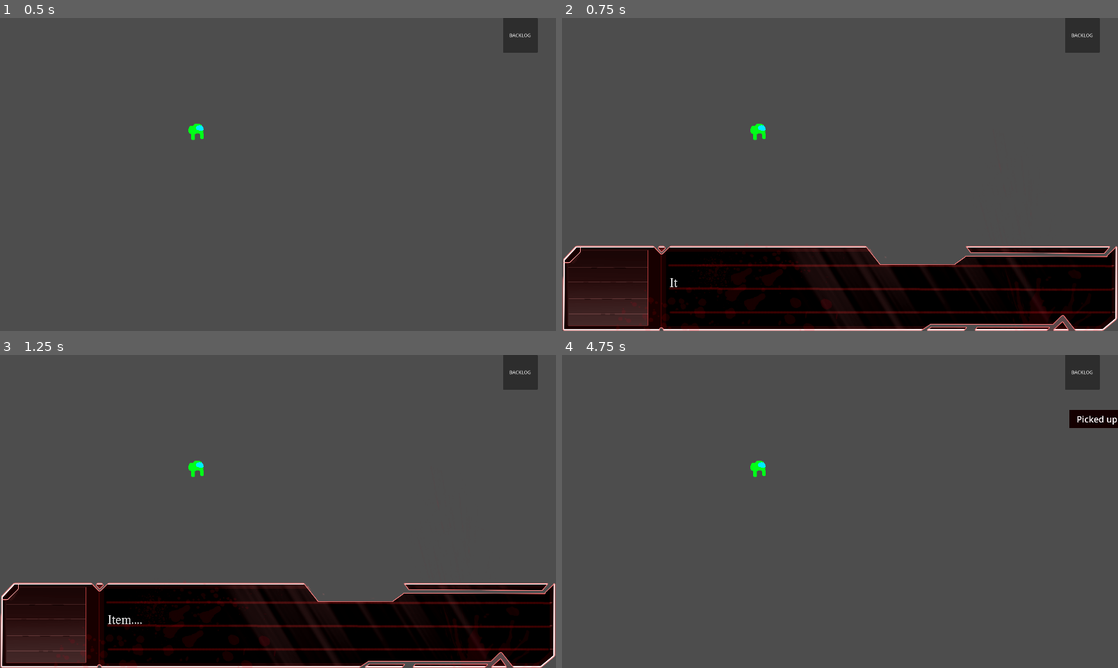
Above: before the commit, frames 1-4 (two rows, left to right).
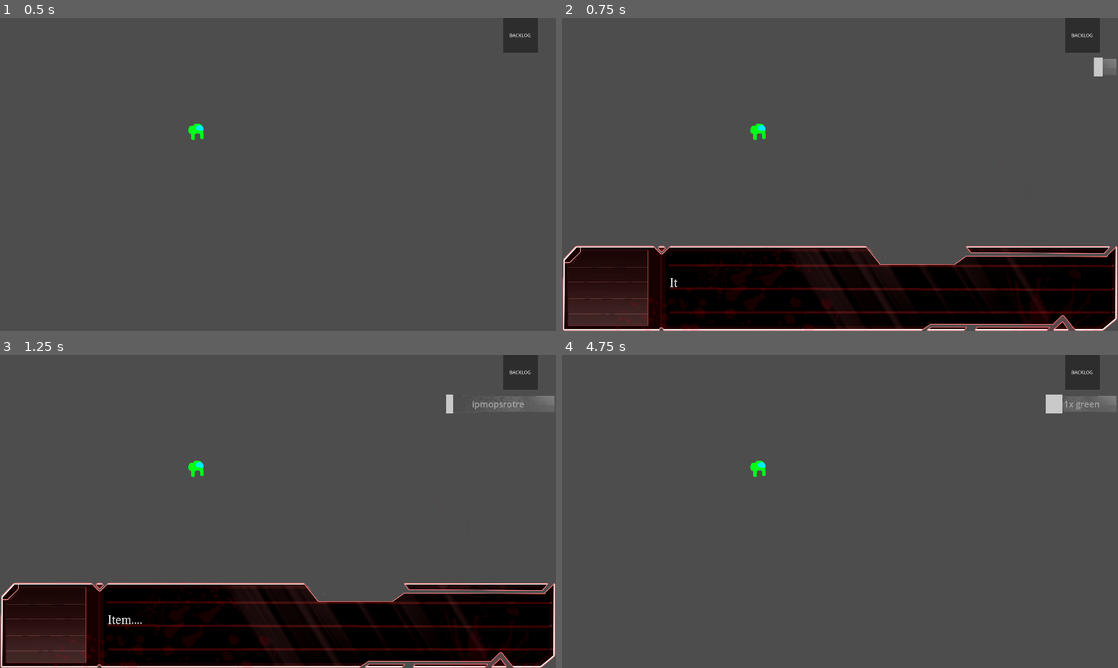
Above: after the commit, the same moments.

Repository: TomkoSK/Layers
Game: Godot game, scene res://TestScenes/Test1.tscn
The game is run twice, just before and just after one commit, with the same random seed, the same clock (stepped at 60 frames per second) and the same inputs. This scene is started directly instead of the project's main scene. Video files are missing from this copy of the repository; at most half a second of black plays in their place. Sound files missing from this copy of the repository are replaced by a short silence.
Inputs (mouse positions are in pixels of both pictures, inside the frame that each line leads up to):
- Up to frame 1 (0.5 s): no input
- Up to frame 2 (0.75 s): tap Enter (ui_accept) at 0.5 s; move the mouse to (756, 130) at 0.52 s; hold Right (ui_right) from 0.53 s (still down); click (756, 130) at 0.67 s
- Up to frame 3 (1.25 s): keep holding Right (ui_right); tap Enter (ui_accept) at 0.77 s
- Up to frame 4 (4.75 s): release Right (ui_right) at 1.25 s; click (828, 570) at 1.25 s; click "BACKLOG" at 2 s; tap Enter (ui_accept) at 2.75, 3.02, 3.5, 4.25, 4.52 s; move the mouse to (728, 527) at 2.77 s; hold Down (ui_down) 2.78-3.53 s; click (728, 527) at 2.92 s; move the mouse to (895, 442) at 3.52 s; hold Right (ui_right) 3.53-4.28 s; click (895, 442) at 3.67 s; move the mouse to (812, 574) at 4.27 s; hold Up (ui_up) from 4.28 s (still down); click (812, 574) at 4.42 s

Frame 1 is identical in both runs. In frame 2, 0.2% of the frame differs, in the area x 95-100%, y 12-19%; in frame 3, 0.3%; in frame 4, 0.9%, in the area x 87-100%, y 12-24%.

Commit message:
added notification animation, started working on combat

Diff:
--- /dev/null
+++ b/Combat/Resources/CombatCharacter.gd
@@ -0,0 +1,5 @@
+class_name CombatCharacter
+extends Resource
+
+var hp : int
+var mana : int
--- /dev/null
+++ b/Combat/Resources/CombatItem.gd
@@ -0,0 +1,5 @@
+class_name CombatItem
+extends Resource
+
+@export var on_damage : Callable
+@export var name : String
--- /dev/null
+++ b/Combat/Resources/new_resource.tres
@@ -0,0 +1,7 @@
+[gd_resource type="Resource" script_class="CombatItem" load_steps=2 format=3 uid="uid://b22j1gsucf4st"]
+
+[ext_resource type="Script" uid="uid://0h2iysdvmxco" path="res://Combat/Resources/CombatItem.gd" id="1_65quu"]
+
+[resource]
+script = ExtResource("1_65quu")
+metadata/_custom_type_script = "uid://0h2iysdvmxco"
--- /dev/null
+++ b/Shaders/notification.gdshader
@@ -0,0 +1,25 @@
+shader_type canvas_item;
+render_mode unshaded;
+
+uniform sampler2D screen_texture : hint_screen_texture, repeat_disable, filter_nearest;
+
+uniform float transparentWidth = 0.2;
+uniform float whiteWidth = 0.2;
+
+void fragment() {
+	vec4 c = textureLod(screen_texture, SCREEN_UV, 0.0);
+
+	if (c.a > 0.0001) {
+		c.rgb /= c.a;
+	}
+
+	COLOR *= c;
+
+	if(UV.x < transparentWidth){
+		COLOR = vec4(0);
+	}
+	else if(UV.x < transparentWidth+whiteWidth)
+	{
+		COLOR = vec4(1, 1, 1, 0.7);
+	}
+}
--- a/TestScenes/Test1.gd
+++ b/TestScenes/Test1.gd
@@ -1,4 +1,5 @@
 extends Node2D
 
 func _ready():
-	pass
+	await get_tree().create_timer(0.6).timeout
+	UIButtons.showNotification("ipmopsrotre")
--- a/UIButtons/UIButtons.gd
+++ b/UIButtons/UIButtons.gd
@@ -5,6 +5,9 @@
 @export var notificationPadding : Vector2
 
 var pauseMenuEnabled = true
+
+func _ready():
+	$CanvasGroup.visible = false
 
 func set_visibility(buttonName : String, setVisible : bool):
 	if(buttonName == "ui"):
@@ -27,22 +30,28 @@
 	else:
 		print("[WARNING]",buttonName," was passed into ui buttons set visibility function")
 ## Shows notification that takes [fadeIn] time to come in, stays for [stay] time and leaves in [fadeOut] time
-func showNotification(text : String, fadeIn : float = .8, stay : float = .8, fadeOut : float = .8):
-	$Notification.text = text
-	$Notification/NotificationSprite.scale = $Notification.get_minimum_size()+notificationPadding*2
-	#Node doesn't immediately update its size after changing its text, get_minimum_size() is the way to get the size instead
-	$Notification.position.y = -2500#after changing the node's size, it needs to have its position changed once before it takes the new size into account
-	$Notification.position = Vector2(1920+notificationPadding.x, 200)
-	$Notification/NotificationSprite.position = $Notification.get_minimum_size()/2
-	$Notification.show()
-	var tween = get_tree().create_tween()
-	tween.tween_property($Notification, "position:x", 1920-$Notification.get_minimum_size().x-notificationPadding.x, fadeIn)
-	await get_tree().create_timer(fadeIn).timeout
-	await get_tree().create_timer(stay).timeout
-	tween = get_tree().create_tween()
-	tween.tween_property($Notification, "position:x", 1920+notificationPadding.x, fadeOut)
-	await get_tree().create_timer(fadeOut).timeout
-	$Notification.hide()
+func showNotification(text : String):
+	$CanvasGroup/NotificationSprite/Notification.text = text
+	$AnimationPlayer.play("notification")
+	await $AnimationPlayer.animation_finished
+	await get_tree().create_timer(0.5).timeout
+	$AnimationPlayer.play("notification_back")
+	await $AnimationPlayer.animation_finished
+	# $Notification.text = text
+	# $Notification/NotificationSprite.scale = $Notification.get_minimum_size()+notificationPadding*2
+	# #Node doesn't immediately update its size after changing its text, get_minimum_size() is the way to get the size instead
+	# $Notification.position.y = -2500#after changing the node's size, it needs to have its position changed once before it takes the new size into account
+	# $Notification.position = Vector2(1920+notificationPadding.x, 200)
+	# $Notification/NotificationSprite.position = $Notification.get_minimum_size()/2
+	# $Notification.show()
+	# var tween = get_tree().create_tween()
+	# tween.tween_property($Notification, "position:x", 1920-$Notification.get_minimum_size().x-notificationPadding.x, fadeIn)
+	# await get_tree().create_timer(fadeIn).timeout
+	# await get_tree().create_timer(stay).timeout
+	# tween = get_tree().create_tween()
+	# tween.tween_property($Notification, "position:x", 1920+notificationPadding.x, fadeOut)
+	# await get_tree().create_timer(fadeOut).timeout
+	# $Notification.hide()
 
 func _on_options_pressed():
 	$PauseLayer.hide()
--- a/UIButtons/UIButtons.tscn
+++ b/UIButtons/UIButtons.tscn
@@ -1,13 +1,172 @@
-[gd_scene load_steps=6 format=3 uid="uid://ngr60hc74d7b"]
+[gd_scene load_steps=13 format=3 uid="uid://ngr60hc74d7b"]
 
 [ext_resource type="Script" uid="uid://bwrt8h3gq6t3i" path="res://UIButtons/UIButtons.gd" id="1_bqkji"]
 [ext_resource type="Texture2D" uid="uid://cg6012dh7t047" path="res://Textures/square.png" id="2_tadx8"]
+[ext_resource type="Shader" uid="uid://dnd41b15rliuq" path="res://Shaders/notification.gdshader" id="3_m4vca"]
+[ext_resource type="Texture2D" uid="uid://cllpukmdsumes" path="res://Textures/notification.png" id="4_23ucb"]
 
 [sub_resource type="LabelSettings" id="LabelSettings_5hh6l"]
 font_size = 75
 
 [sub_resource type="LabelSettings" id="LabelSettings_5lm31"]
 font_size = 35
+
+[sub_resource type="Animation" id="Animation_m4vca"]
+length = 0.001
+tracks/0/type = "value"
+tracks/0/imported = false
+tracks/0/enabled = true
+tracks/0/path = NodePath("CanvasGroup:material:shader_parameter/transparentWidth")
+tracks/0/interp = 1
+tracks/0/loop_wrap = true
+tracks/0/keys = {
+"times": PackedFloat32Array(0),
+"transitions": PackedFloat32Array(1),
+"update": 0,
+"values": [0.2]
+}
+tracks/1/type = "value"
+tracks/1/imported = false
+tracks/1/enabled = true
+tracks/1/path = NodePath("CanvasGroup:material:shader_parameter/whiteWidth")
+tracks/1/interp = 1
+tracks/1/loop_wrap = true
+tracks/1/keys = {
+"times": PackedFloat32Array(0),
+"transitions": PackedFloat32Array(1),
+"update": 0,
+"values": [0.2]
+}
+tracks/2/type = "value"
+tracks/2/imported = false
+tracks/2/enabled = true
+tracks/2/path = NodePath("CanvasGroup:visible")
+tracks/2/interp = 1
+tracks/2/loop_wrap = true
+tracks/2/keys = {
+"times": PackedFloat32Array(0),
+"transitions": PackedFloat32Array(1),
+"update": 1,
+"values": [true]
+}
+tracks/3/type = "value"
+tracks/3/imported = false
+tracks/3/enabled = true
+tracks/3/path = NodePath("CanvasGroup:modulate:a")
+tracks/3/interp = 1
+tracks/3/loop_wrap = true
+tracks/3/keys = {
+"times": PackedFloat32Array(0),
+"transitions": PackedFloat32Array(1),
+"update": 0,
+"values": [1.0]
+}
+tracks/4/type = "value"
+tracks/4/imported = false
+tracks/4/enabled = true
+tracks/4/path = NodePath("CanvasGroup:modulate")
+tracks/4/interp = 1
+tracks/4/loop_wrap = true
+tracks/4/keys = {
+"times": PackedFloat32Array(0),
+"transitions": PackedFloat32Array(1),
+"update": 0,
+"values": [Color(1, 1, 1, 1)]
+}
+
+[sub_resource type="Animation" id="Animation_w5umx"]
+resource_name = "new_animation"
+length = 2.5
+step = 0.033
+tracks/0/type = "value"
+tracks/0/imported = false
+tracks/0/enabled = true
+tracks/0/path = NodePath("CanvasGroup:material:shader_parameter/transparentWidth")
+tracks/0/interp = 1
+tracks/0/loop_wrap = true
+tracks/0/keys = {
+"times": PackedFloat32Array(0, 0.45, 0.7),
+"transitions": PackedFloat32Array(1, 0.732043, 0.5),
+"update": 0,
+"values": [1.0, 0.3, 0.0]
+}
+tracks/1/type = "value"
+tracks/1/imported = false
+tracks/1/enabled = true
+tracks/1/path = NodePath("CanvasGroup:material:shader_parameter/whiteWidth")
+tracks/1/interp = 1
+tracks/1/loop_wrap = true
+tracks/1/keys = {
+"times": PackedFloat32Array(0, 0.366667, 0.8, 1, 1.3, 1.5, 1.8, 2, 2.3),
+"transitions": PackedFloat32Array(0.659754, 1.15, 1000, 1000, 1000, 1000, 1000, 1000, 1000),
+"update": 0,
+"values": [0.0, 0.15, 0.0, 0.03, 0.0, 0.03, 0.0, 0.03, 0.0]
+}
+tracks/2/type = "value"
+tracks/2/imported = false
+tracks/2/enabled = true
+tracks/2/path = NodePath("CanvasGroup:visible")
+tracks/2/interp = 1
+tracks/2/loop_wrap = true
+tracks/2/keys = {
+"times": PackedFloat32Array(0),
+"transitions": PackedFloat32Array(1),
+"update": 1,
+"values": [true]
+}
+tracks/3/type = "value"
+tracks/3/imported = false
+tracks/3/enabled = true
+tracks/3/path = NodePath("CanvasGroup:modulate")
+tracks/3/interp = 1
+tracks/3/loop_wrap = true
+tracks/3/keys = {
+"times": PackedFloat32Array(0),
+"transitions": PackedFloat32Array(1),
+"update": 0,
+"values": [Color(1, 1, 1, 0.701961)]
+}
+
+[sub_resource type="Animation" id="Animation_23ucb"]
+resource_name = "notification_back"
+length = 0.8
+step = 0.033
+tracks/0/type = "value"
+tracks/0/imported = false
+tracks/0/enabled = true
+tracks/0/path = NodePath("CanvasGroup:visible")
+tracks/0/interp = 1
+tracks/0/loop_wrap = true
+tracks/0/keys = {
+"times": PackedFloat32Array(0, 0.8),
+"transitions": PackedFloat32Array(3083.52, 0.835297),
+"update": 1,
+"values": [true, false]
+}
+tracks/1/type = "value"
+tracks/1/imported = false
+tracks/1/enabled = true
+tracks/1/path = NodePath("CanvasGroup:modulate")
+tracks/1/interp = 1
+tracks/1/loop_wrap = true
+tracks/1/keys = {
+"times": PackedFloat32Array(0, 0.8),
+"transitions": PackedFloat32Array(1, 1),
+"update": 0,
+"values": [Color(1, 1, 1, 0.701961), Color(1, 1, 1, 0)]
+}
+
+[sub_resource type="AnimationLibrary" id="AnimationLibrary_kxsi8"]
+_data = {
+&"RESET": SubResource("Animation_m4vca"),
+&"notification": SubResource("Animation_w5umx"),
+&"notification_back": SubResource("Animation_23ucb")
+}
+
+[sub_resource type="ShaderMaterial" id="ShaderMaterial_23ucb"]
+shader = ExtResource("3_m4vca")
+shader_parameter/transparentWidth = 0.2
+shader_parameter/whiteWidth = 0.2
 
 [sub_resource type="LabelSettings" id="LabelSettings_jtqcf"]
 font_size = 30
@@ -78,25 +237,33 @@
 text = "Current Music Track:"
 label_settings = SubResource("LabelSettings_5lm31")
 
-[node name="Notification" type="Label" parent="."]
-visible = false
+[node name="AnimationPlayer" type="AnimationPlayer" parent="."]
+libraries = {
+&"": SubResource("AnimationLibrary_kxsi8")
+}
+
+[node name="CanvasGroup" type="CanvasGroup" parent="."]
+material = SubResource("ShaderMaterial_23ucb")
+fit_margin = 0.0
+
+[node name="NotificationSprite" type="Sprite2D" parent="CanvasGroup"]
+position = Vector2(1720, 169)
+texture = ExtResource("4_23ucb")
+
+[node name="Notification" type="Label" parent="CanvasGroup/NotificationSprite"]
 anchors_preset = 8
 anchor_left = 0.5
 anchor_top = 0.5
 anchor_right = 0.5
 anchor_bottom = 0.5
-offset_right = 1.0
-offset_bottom = 42.0
+offset_left = -250.5
+offset_top = -53.5
+offset_right = -148.5
+offset_bottom = -11.5
 grow_horizontal = 2
 grow_vertical = 2
+text = "armogi"
 label_settings = SubResource("LabelSettings_jtqcf")
-
-[node name="NotificationSprite" type="Sprite2D" parent="Notification"]
-self_modulate = Color(0.0904626, 7.52043e-10, 0.0201569, 1)
-z_index = -1
-position = Vector2(70.5, 22)
-scale = Vector2(204, 41)
-texture = ExtResource("2_tadx8")
 
 [connection signal="pressed" from="Backlog" to="." method="_on_backlog_pressed"]
 [connection signal="pressed" from="PauseLayer/Options" to="." method="_on_options_pressed"]
Not shown, added: Combat/Resources/CombatCharacter.gd.uid
Not shown, added: Combat/Resources/CombatItem.gd.uid
Not shown, added: Shaders/notification.gdshader.uid
Binary file added: Textures/notification.png
Not shown, added: Textures/notification.png.import
